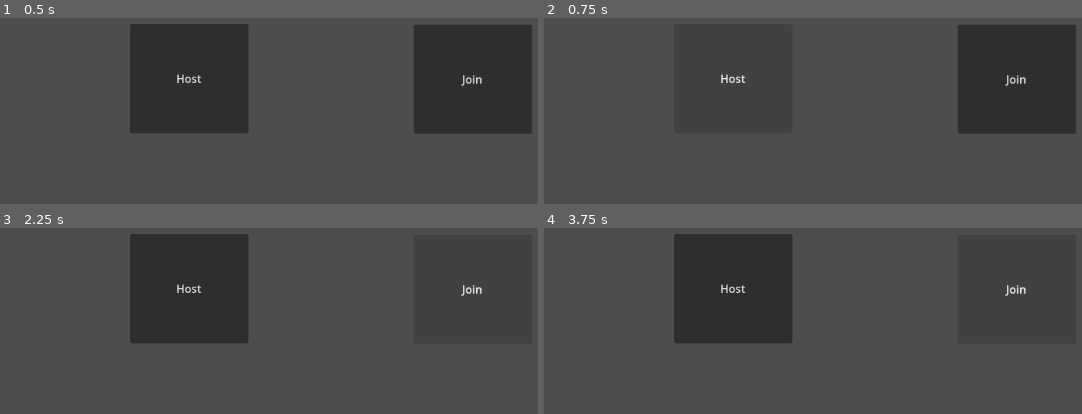
Above: before the commit, frames 1-4 (two rows, left to right).
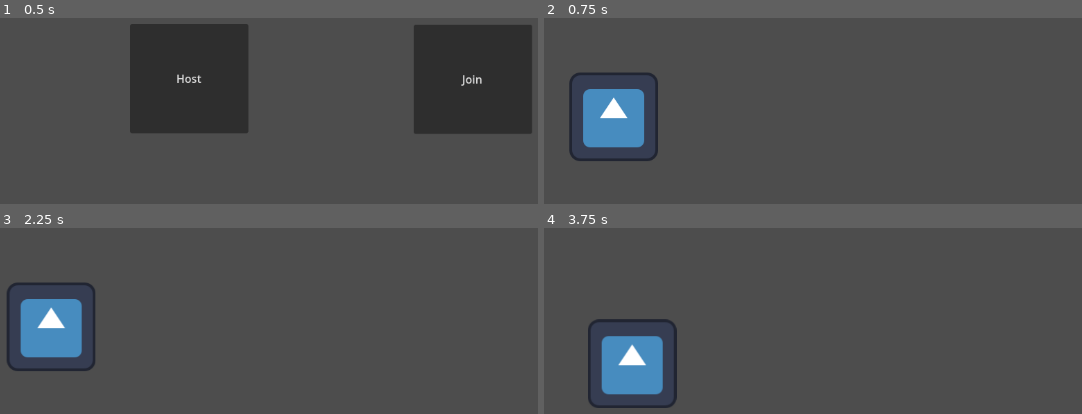
Above: after the commit, the same moments.

Repository: denis0bej/godotTren
Game: Godot game, scene res://scenes/control.tscn
Same seed, same stepped clock (60 frames per second), same inputs: the game is played once before the commit and once after it. The engine's default icon, where the game draws it, is replaced by a stand-in: a white triangle on a blue panel in a dark square.
Inputs (mouse positions are in pixels of both pictures, inside the frame that each line leads up to):
- Up to frame 1 (0.5 s): no input
- Up to frame 2 (0.75 s): click "Host" at 0.5 s
- Up to frame 3 (2.25 s): click (473, 289) at 1.25 s, where only the run before the commit has a clickable "Join"; tap A (a) at 2.1 s
- Up to frame 4 (3.75 s): tap D (d) at 2.3, 2.85 s; tap S (s) at 3.05, 3.6 s

Frame 1 is identical in both runs. In frame 2, 17% of the frame differs, in the area x 4-99%, y 3-77%; in frame 3, 18%; in frame 4, 18%, in the area x 8-90%, y 3-97%.

Commit message:
Fixed multiplayer

Diff:
--- a/project.godot
+++ b/project.godot
@@ -21,11 +21,6 @@
 
 [input]
 
-w={
-"deadzone": 0.2,
-"events": [Object(InputEventKey,"resource_local_to_scene":false,"resource_name":"","device":-1,"window_id":0,"alt_pressed":false,"shift_pressed":false,"ctrl_pressed":false,"meta_pressed":false,"pressed":false,"keycode":0,"physical_keycode":87,"key_label":0,"unicode":119,"location":0,"echo":false,"script":null)
-]
-}
 a={
 "deadzone": 0.2,
 "events": [Object(InputEventKey,"resource_local_to_scene":false,"resource_name":"","device":-1,"window_id":0,"alt_press …(191 unchanged characters)…
@@ -41,6 +36,11 @@
 "events": [Object(InputEventKey,"resource_local_to_scene":false,"resource_name":"","device":-1,"window_id":0,"alt_press …(192 unchanged characters)…
 ]
 }
+w={
+"deadzone": 0.2,
+"events": [Object(InputEventKey,"resource_local_to_scene":false,"resource_name":"","device":-1,"window_id":0,"alt_pressed":false,"shift_pressed":false,"ctrl_pressed":false,"meta_pressed":false,"pressed":false,"keycode":0,"physical_keycode":87,"key_label":0,"unicode":119,"location":0,"echo":false,"script":null)
+]
+}
 
 [physics]
 
--- a/scenes/player_1.tscn
+++ b/scenes/player_1.tscn
@@ -1,16 +1,25 @@
 [gd_scene format=3 uid="uid://dnsfifansl8ix"]
 
-[ext_resource type="Script" uid="uid://wak717jq8o0h" path="res://scripts/player_1.gd" id="1_gneq0"]
+[ext_resource type="Script" uid="uid://fq4uct4n8r6v" path="res://scripts/player_1.gd" id="1_gneq0"]
 [ext_resource type="Texture2D" uid="uid://b7pyflkfosjj5" path="res://icon.svg" id="1_rfmnd"]
 
 [sub_resource type="CircleShape2D" id="CircleShape2D_gneq0"]
 radius = 67.26812
 
+[sub_resource type="SceneReplicationConfig" id="SceneReplicationConfig_rfmnd"]
+properties/0/path = NodePath(".:position")
+properties/0/spawn = true
+properties/0/replication_mode = 1
+
 [node name="Player1" type="CharacterBody2D" unique_id=207465901]
 motion_mode = 1
+script = ExtResource("1_gneq0")
 
 [node name="Sprite2D" type="Sprite2D" parent="." unique_id=1316325150]
 texture = ExtResource("1_rfmnd")
 
 [node name="CollisionShape2D" type="CollisionShape2D" parent="." unique_id=1602842692]
 shape = SubResource("CircleShape2D_gneq0")
+
+[node name="MultiplayerSynchronizer" type="MultiplayerSynchronizer" parent="." unique_id=608228004]
+replication_config = SubResource("SceneReplicationConfig_rfmnd")
--- a/scripts/NetworkManager.gd
+++ b/scripts/NetworkManager.gd
@@ -1,13 +1,15 @@
 extends Node
 
-# Aici ținem referința la jucător și port
 const PORT = 9999
-const DEFAULT_IP = "127.0.0.1" # Sau IP-ul local
+const DEFAULT_IP = "127.0.0.1"
+const MAX_PLAYERS = 2
+const SPAWN_POS_P1 = Vector2(200, 300) # Left Side
+const SPAWN_POS_P2 = Vector2(0, 700) # Right Side
+
 var peer = ENetMultiplayerPeer.new()
-var player_scene = preload("res://scenes/player_1.tscn") # Preîncărcăm jucătorul
+var player_scene = preload("res://scenes/player_1.tscn")
 
 func _ready():
-	# Conectăm semnalele AICI, în scriptul nemuritor
 	multiplayer.peer_connected.connect(_on_player_connected)
 	multiplayer.peer_disconnected.connect(_on_player_disconnected)
 	multiplayer.connected_to_server.connect(_on_connection_success)
@@ -16,41 +18,54 @@
 func host_game():
 	peer.create_server(PORT)
 	multiplayer.multiplayer_peer = peer
-	print("Server creat!")
-	change_level("res://main.tscn") # Schimbăm scena după ce creăm serverul
+	print("Server Created!")
+	change_level("res://scenes/main.tscn")
 
 func join_game(ip):
 	peer.create_client(ip, PORT)
 	multiplayer.multiplayer_peer = peer
-	print("Mă conectez...")
-	# NOTĂ: Clientul NU schimbă scena încă! Așteaptă să se conecteze.
+	print("Connecting...")
 
 func _on_connection_success():
-	print("M-am conectat la Host!")
-	# Abia acum Clientul intră în joc
-	change_level("res://main.tscn")
+	print("Connected to Host!")
+	change_level("res://scenes/main.tscn")
+
+func _on_connection_failed():
+	print("Error couldn't connect to host")
 
 func _on_player_connected(id):
-	print("Jucător nou: " + str(id))
-	# AICI faci spawn-ul! Pentru că scriptul ăsta există mereu.
-	spawn_player(id)
+	print("Player Connected: " + str(id))
+	# ONLY THE SERVER SHOULD SPAWN PLAYERS
+	if multiplayer.is_server():
+		spawn_player(id)
 
 func _on_player_disconnected(id):
 	print("Player Disconnected: " + str(id))
-
-# Runs ONLY on Client if they can't find the host after a few seconds
-func _on_connection_failed():
-	print("FAILED! Could not connect. Check IP/Firewall.")
-
+	# Optional: Clean up player node if needed, though Spawner might handle it.
+	var main = get_tree().current_scene
+	if main.name == "Main":
+		var player = main.get_node("Players").get_node_or_null(str(id))
+		if player: player.queue_free()
 
 func spawn_player(id):
-	# Verificăm dacă suntem în scena de joc (Main), nu în meniu
-	# Altfel încercăm să spawnăm jucători peste butoanele de meniu
 	var main = get_tree().current_scene
-	if main.name == "Main": # Asigură-te că nodul rădăcină din main.tscn se numește "Main"
+	if main.name == "Main":
 		var p = player_scene.instantiate()
 		p.name = str(id)
-		main.add_child(p) # Sau main.get_node("Players").add_child(p)
+
+		if id == 1:
+			p.position = SPAWN_POS_P1 # Host goes Left
+		else:
+			p.position = SPAWN_POS_P2 # Client goes Right
+
+		# Add to the "Players" node so MultiplayerSpawner sees it!
+		main.get_node("Players").add_child(p)
 
 func change_level(scene_path):
 	get_tree().change_scene_to_file(scene_path)
+
+# We need to spawn the Host's player once they enter the Main scene
+func _on_scene_changed():
+	# If we are the server and we just loaded Main, spawn ourselves (ID 1)
+	if multiplayer.is_server() and get_tree().current_scene.name == "Main":
+		spawn_player(1)
--- a/scripts/control.gd
+++ b/scripts/control.gd
@@ -4,4 +4,4 @@
 	NetworkManager.host_game()
 
 func _on_join_pressed() -> void:
-	NetworkManager.join_game("10.19.120.144")
+	NetworkManager.join_game("127.0.0.1")
--- a/scripts/main.gd
+++ b/scripts/main.gd
@@ -3,19 +3,8 @@
 @export var player_scene: PackedScene
 
 func _ready():
-	# HOOK UP THE SIGNALS
-	# These fire when the connection actually happens
-	multiplayer.peer_connected.connect(_on_player_connected)
-	spawn_player(1)
+	if multiplayer.is_server():
+		NetworkManager.spawn_player(1)
 
-func _on_player_connected(id):
-	spawn_player(id)
-
-func spawn_player(id):
-	var player = player_scene.instantiate()
-
-	player.name = str(id)
-
-	$Players.add_child(player)
-
-	print("Player Connected! ID: " + str(id))
+func _on_player_connected(_id):
+	pass
--- /dev/null
+++ b/scripts/multiplayer_spawner.gd
@@ -0,0 +1,17 @@
+extends MultiplayerSpawner
+
+@export var network_player: PackedScene
+
+# Called when the node enters the scene tree for the first time.
+func _ready() -> void:
+	multiplayer.peer_connected.connect(spawn_player)
+
+
+# Called every frame. 'delta' is the elapsed time since the previous frame.
+func spawn_player(id: int) -> void:
+	if !multiplayer.is_server(): return
+
+	var player: Node = network_player.instantiate()
+	player.name = str(id)
+
+	get_node(spawn_path).call_deferred("add_child", player)
--- a/scripts/player_1.gd
+++ b/scripts/player_1.gd
@@ -1,18 +1,20 @@
 extends CharacterBody2D
 
-const SPEED = 400.0 # O viteză vizibilă
+const SPEED = 400.0
 
 func _enter_tree():
+	# Set authority based on the name (e.g. name "1" -> Authority 1)
 	set_multiplayer_authority(name.to_int())
 
-func _physics_process(delta: float) -> void:
-	if not is_multiplayer_authority():
-		return
-	var direction = Input.get_vector("a", "d", "w", "s")
+func _physics_process(_delta: float) -> void:
+	# 1. BYPASS THE AUTHORITY CHECK FOR DEBUGGING
+	# normally we would return here, but we want to see why it fails
+	var i_am_authority = is_multiplayer_authority()
 
-	if direction:
-		velocity = direction * SPEED
-	else:
-		velocity = Vector2.ZERO # Se oprește instant
-
-	move_and_slide()
+	if i_am_authority:
+		var direction = Input.get_vector("a", "d", "w", "s")
+		if direction:
+			velocity = direction * SPEED
+		else:
+			velocity = Vector2.ZERO
+		move_and_slide()
Not shown, added: scripts/multiplayer_spawner.gd.uid
